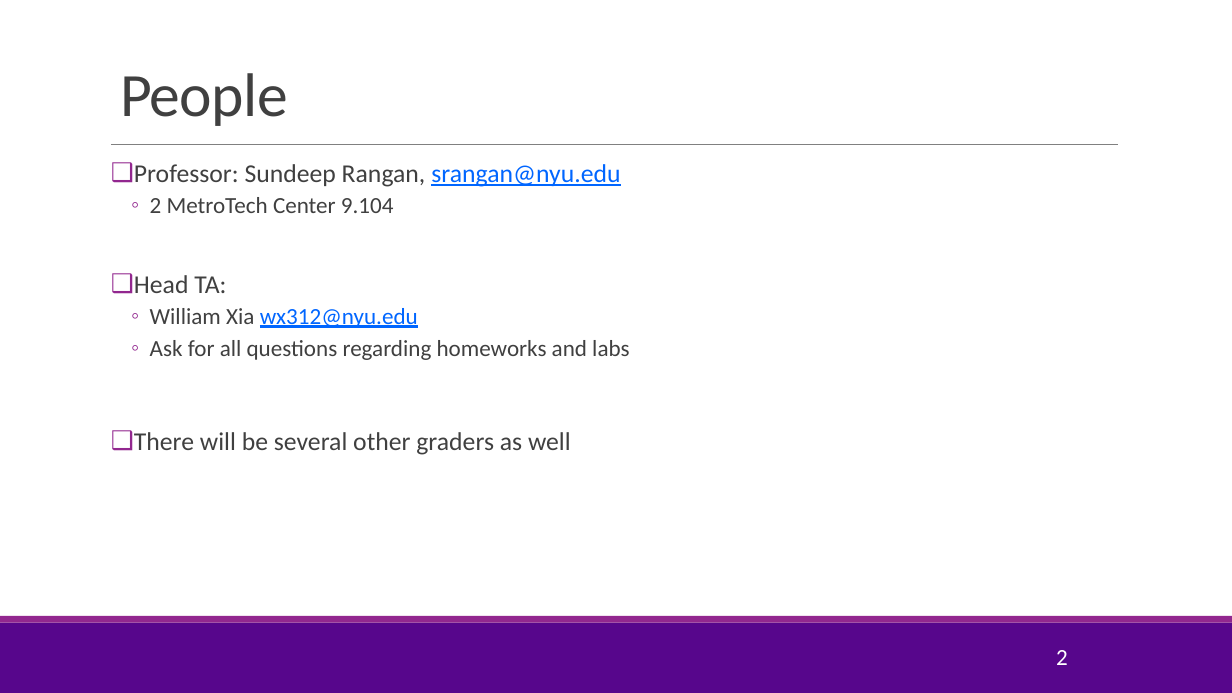
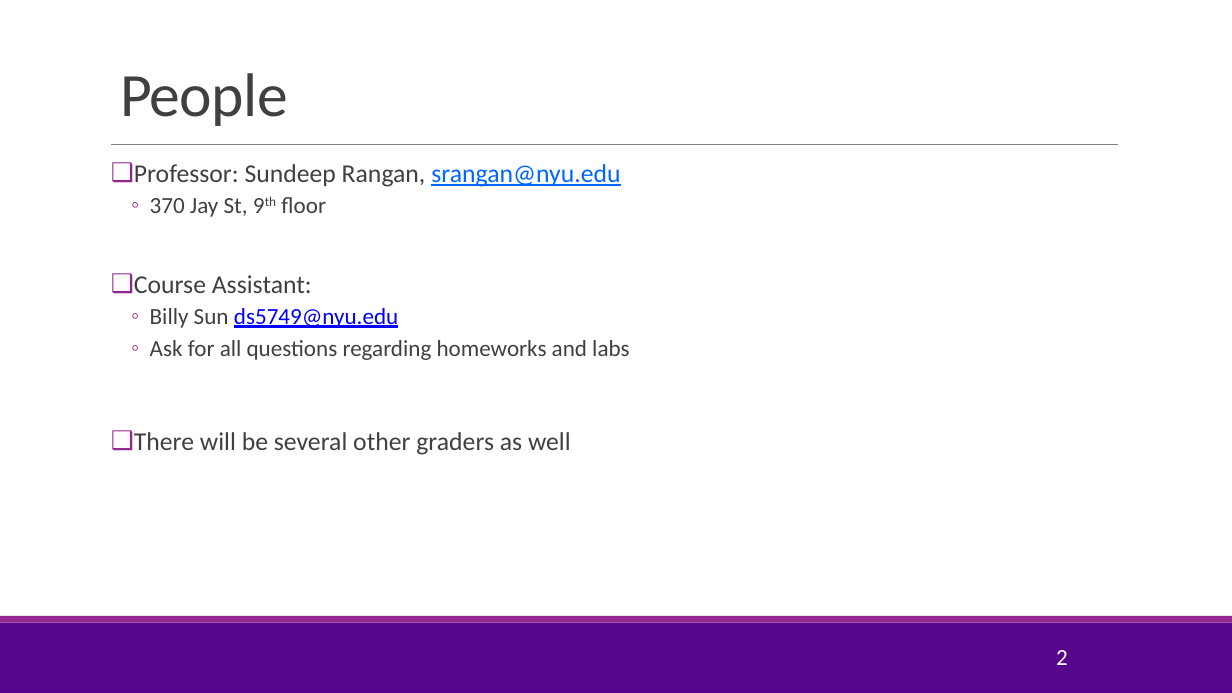
Before and after one commit to sdrangan/introml, a slide deck: slide 2 of lectures/CourseAdmin.pptx. Drawn at 1232x693 pixels with LibreOffice and Linux fonts; fonts in the diff are those of the drawing; background and template pictures are left out. Boxes give left, top, right and bottom in pixels: in the first picture for what was removed or moved away, otherwise in the second. Text is boxed around its words. In the diff, an @@ line names an element or a change of style, - is before the commit and + after.

```diff
--- a/lectures/CourseAdmin.pptx
+++ b/lectures/CourseAdmin.pptx
@@ text at [134,197,398,328]: text changed @@
-  ◦ 2 MetroTech Center 9.104
-❑ Head TA:
-  ◦ William Xia wx312@nyu.edu
+  ◦ 370 Jay St, 9th floor
+❑ Course Assistant:
+  ◦ Billy Sun ds5749@nyu.edu
```
Also in this commit, not shown: 3 other slides changed, 3 other files.
